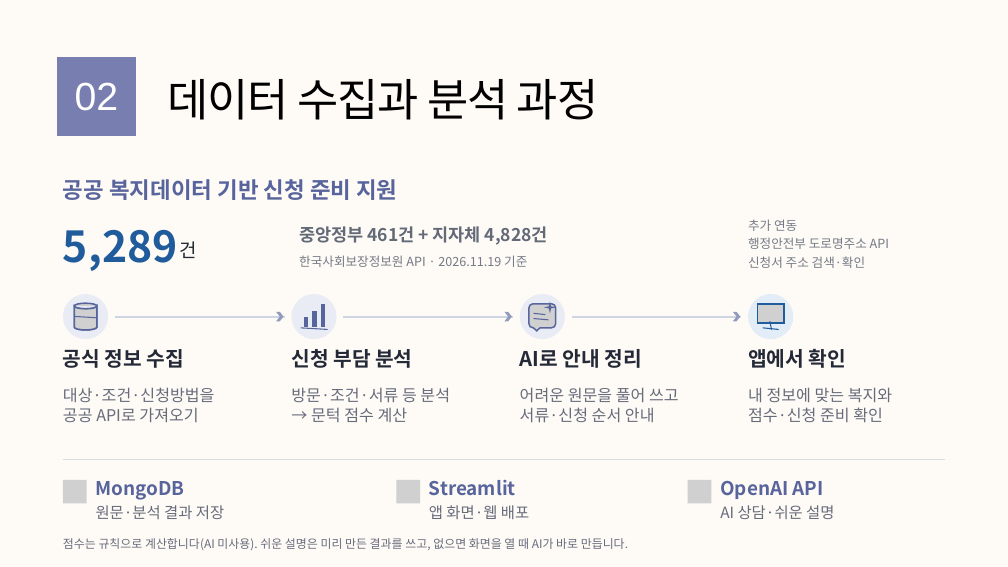
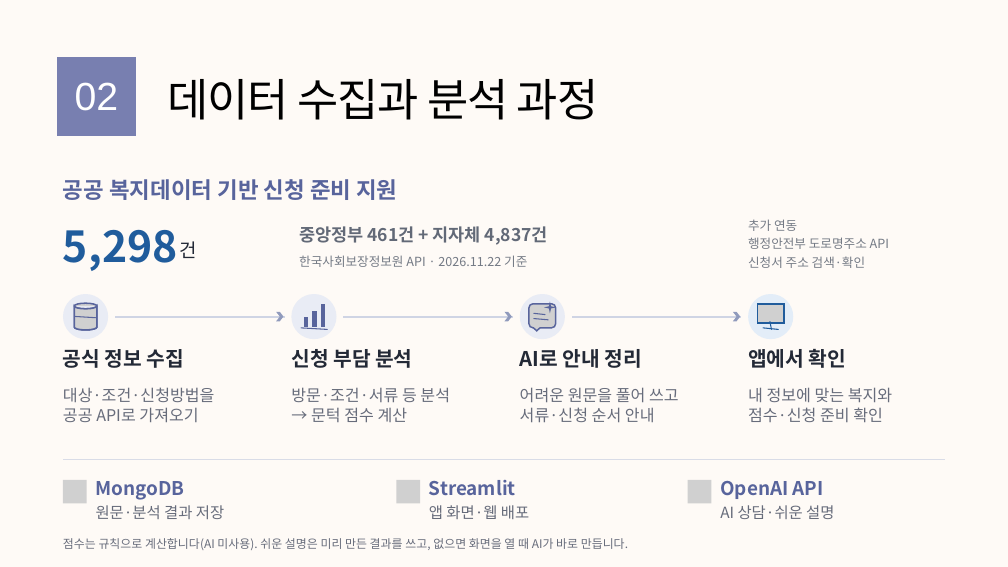
Before and after one commit to BOKJI-MUNTEOK/bokji-munteok, a slide deck: slide 6 of docs/presentation/final-presentation.pptx. Drawn at 1008x567 pixels with LibreOffice and Linux fonts; fonts in the diff are those of the drawing; grey boxes stand for pictures; background and template pictures are left out. Boxes give left, top, right and bottom in pixels: in the first picture for what was removed or moved away, otherwise in the second. Text is boxed around its words. In the diff, an @@ line names an element or a change of style, - is before the commit and + after.

```diff
--- a/docs/presentation/final-presentation.pptx
+++ b/docs/presentation/final-presentation.pptx
@@ text at bbox=[63, 230, 178, 271]: text changed @@
-5,289
+5,298
@@ text at bbox=[299, 226, 548, 245]: text changed @@
-중앙정부 461건 + 지자체 4,828건
+중앙정부 461건 + 지자체 4,837건
@@ text at bbox=[299, 255, 527, 267]: text changed @@
-한국사회보장정보원 API · 2026.11.19 기준
+한국사회보장정보원 API · 2026.11.22 기준
```
Also in this commit, not shown: 1 other slide changed, 1 other file.
